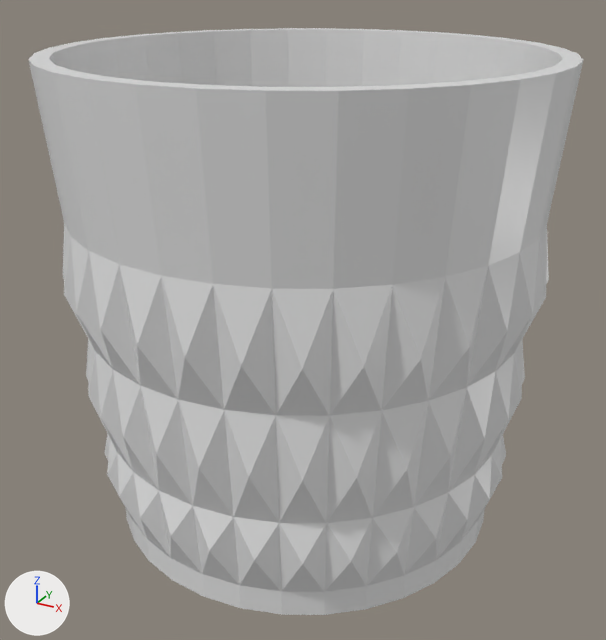
The Blender file Murder_Mystery_Escape_Room/Assets/Models/WhiskeyGlass_01.blend as it was, and as the next commit left it.
The view is the same before and after, from a camera (50 mm lens) standing at (6.22, -11.39, 4.59) and looking at (0.05, -0.17, -1.02). Lighting does not change. The marker at lower left points along +X, +Y and +Z.

In view in the first picture: 'WhiskeyGlass'.
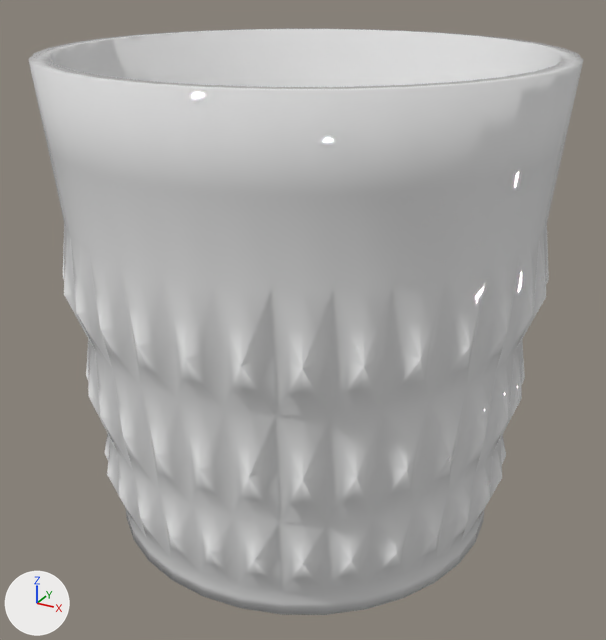
Where the change shows, as pixel boxes (x1, y1, x2, y2) in the pictures (606 x 640 px):
'WhiskeyGlass', surface changed
    both: (28, 28, 583, 615)
part 1 of me_cylinder_001, added
    after: (28, 28, 583, 615)

Edits to the bpy script that builds the scene:
```text
Change mat_glass_001:
    mat_glass_001.roughness: 0.375 -> 0.0
    mat_glass_001.specular_ior_level: 0.525 -> 0.933
Change me_cylinder_001:
    used by ob_whiskeyglass; location = (0.0, 0.0, 0.0); scale = (3.25, 3.25, 3.25)
    remove me_cylinder_001.from_pydata(...)  # 768 vertices, 738 faces; spans x -1.21..1.21, y -1.21..1.21, z -1.38..1.0
    add me_cylinder_001.from_pydata(...)  # 3010 vertices, 3008 faces; spans x -1.21..1.21, y -1.21..1.21, z -1.38..1.0
    me_cylinder_001 part 1: 2242 vertices added at x -1.2..1.2, y -1.2..1.2, z -1.38..1.0
    me_cylinder_001 part 2: the surface is now shaded smooth
Change ob_whiskeyglass:
    remove _m = ob_whiskeyglass.modifiers.new('Subdivision', 'SUBSURF')
    remove _m.subdivision_type = 'SIMPLE'
```
